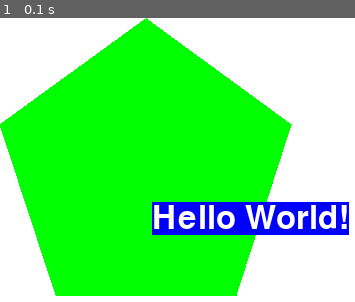
Above: before the commit, frame 1.
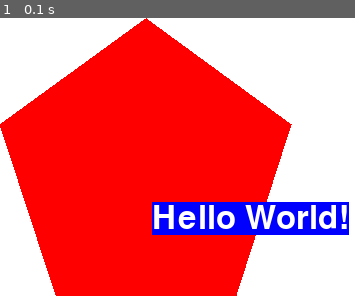
Above: after the commit, the same moment.

Repository: dtotheb/pygameHelloWorld
Game: pygame game, started from HelloWorld.py
The game is run twice, just before and just after one commit, with the same random seed, the same clock (stepped at 60 frames per second) and the same inputs.
Inputs:
- Up to frame 1 (0.1 s): no input

The runs differ from the first frame. In frame 1, 52% of the frame differs, in the area x 0-83%, y 0-98%.

Commit message:
changed polygon to red

Diff:
--- a/HelloWorld.py
+++ b/HelloWorld.py
@@ -14,6 +14,7 @@
 WHITE = (255, 255, 255)
 BLUE = (0, 0, 255)
 GREEN = (0, 255, 0)
+RED = (255, 0, 0)
 
 #setup the fonts
 basicFont = pygame.font.SysFont(None, 48)
@@ -26,7 +27,7 @@
 
 windowSurface.fill(WHITE)
 
-pygame.draw.polygon(windowSurface, GREEN,
+pygame.draw.polygon(windowSurface, RED,
     ((146, 0),
      (291, 106),
      (236, 277),
